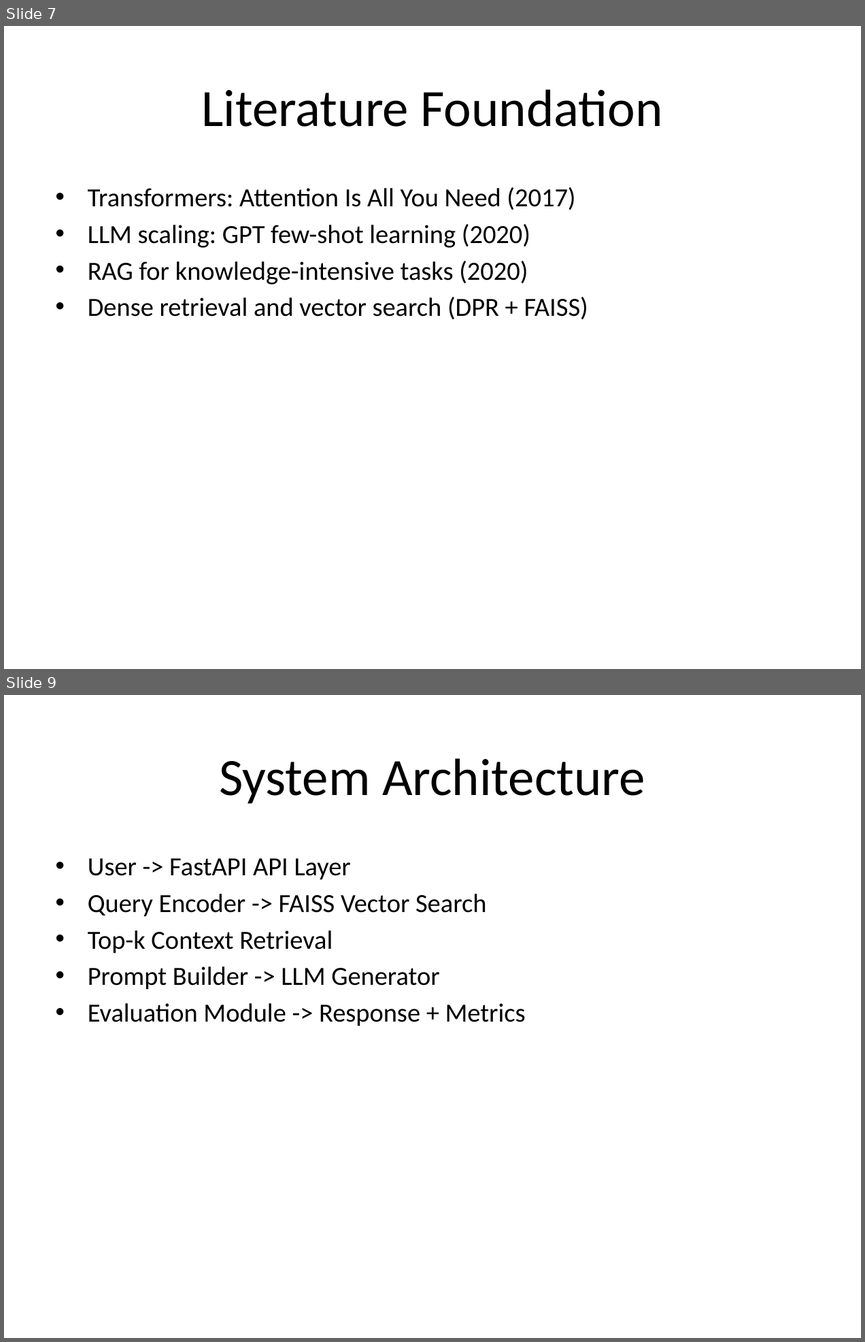
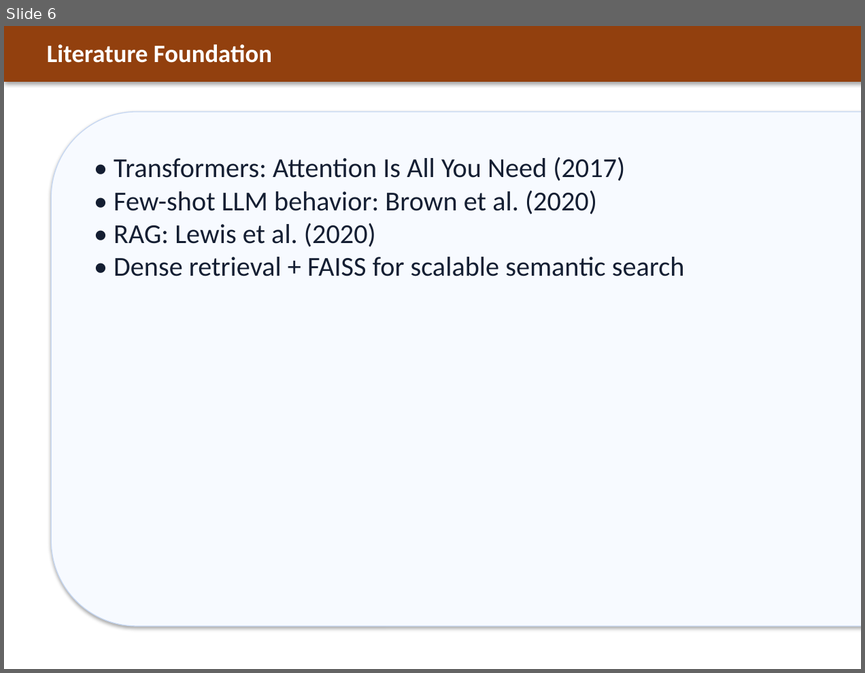
Before and after one commit to sundar0004/-Cloud-Based-RAG, a slide deck: docs/MSc_RAG_Project_Vels_University.pptx. Shown one above the other, each under a label of ours: slides 7 and 9 before the commit, slide 6 after it; the slides between them are not shown. The pictures are 865x1342 and 865x673 pixels, drawn with LibreOffice and Linux fonts; fonts in the diff are those of the drawing. Boxes give left, top, right and bottom in pixels: in the first picture for what was removed or moved away, otherwise in the second. Text is boxed around its words. In the diff, an @@ line names an element or a change of style, - is before the commit and + after.

Commit message:
Redesign presentation to professional 20-slide deck with architecture diagram and separate UI/backend slides

```diff
--- a/docs/MSc_RAG_Project_Vels_University.pptx
+++ b/docs/MSc_RAG_Project_Vels_University.pptx
@@ slide 9 removed at [4,695,861,1338], background #FFFFFF @@
@@ title removed at [219,758,645,804] @@
-System Architecture
@@ text removed at [88,858,526,1026] @@
-• User -> FastAPI API Layer
-• Query Encoder -> FAISS Vector Search
-• Top-k Context Retrieval
-• Prompt Builder -> LLM Generator
-• Evaluation Module -> Response + Metrics
@@ what was slide 7 is now slide 6 @@
@@ slide 6 changed as well @@
@@ rectangle added at [4,26,861,82], fill #92400E @@
@@ text "Literature Foundation": place and size @@
-text "Literature Foundation" at [201,89,663,127]
+text "Literature Foundation" at [47,44,272,63]
@@ text "Literature Foundation" at [47,44,272,63]: size 44 to 21 pt, text colour #000000 to #FFFFFF, bold on; alignment centre to left; vertical alignment middle to top @@
@@ rounded rectangle added at [51,112,861,626], fill #F7FAFF, outline #C6D7F2 0.75 pt @@
@@ text at [113,157,685,276]: text changed; size 22 to 23 pt; text colour #000000 to #141E32 @@
-• Transformers: Attention Is All You Need (2017)
-• LLM scaling: GPT few-shot learning (2020)
-• RAG for knowledge-intensive tasks (2020)
-• Dense retrieval and vector search (DPR + FAISS)
+• Transformers: Attention Is All You Need (2017)
+• Few-shot LLM behavior: Brown et al. (2020)
+• RAG: Lewis et al. (2020)
+• Dense retrieval + FAISS for scalable semantic search
```
Also in this commit, not shown: 5 other slides changed, 14 slides added, 12 other slides removed, 1 other file.
